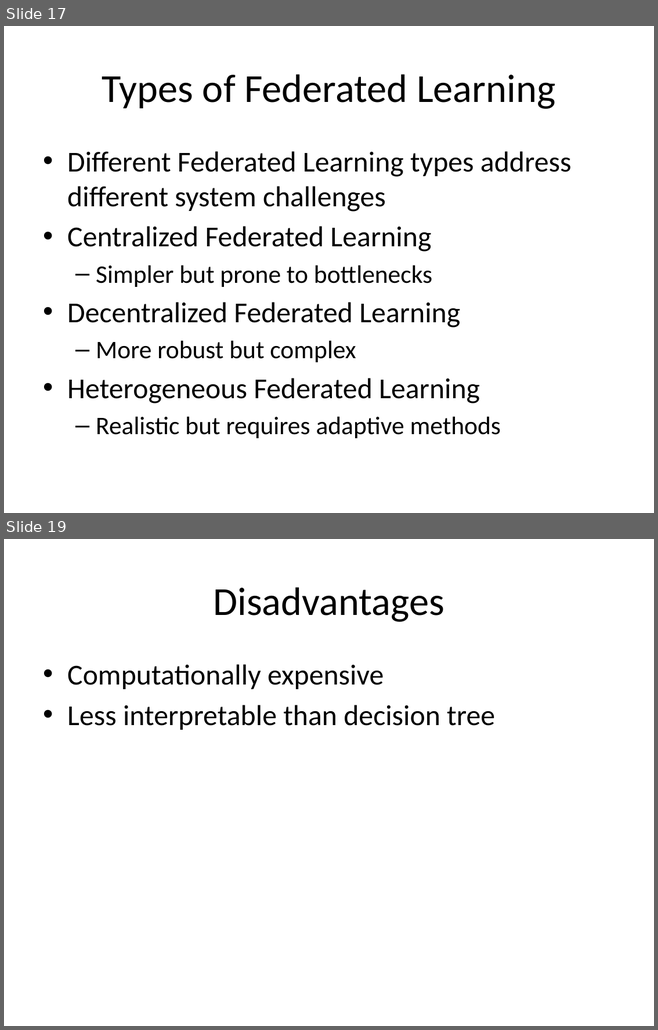
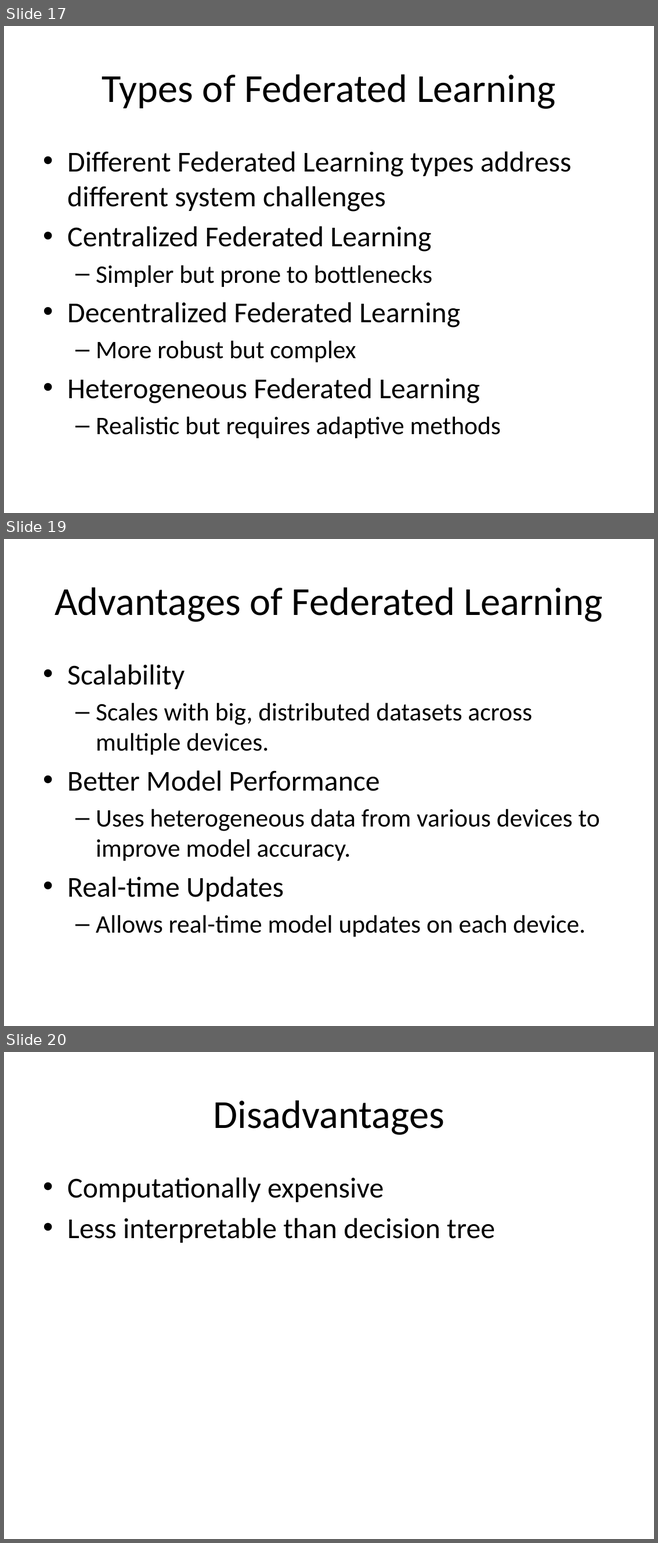
Before and after one commit to look4pritam/FederatedLearning, a slide deck: Presentations/FederatedLearning.pptx. Shown one above the other, each under a label of ours: slides 17 and 19 before the commit, slides 17, 19 and 20 after it; the slides between them are not shown. The pictures are 658x1030 and 658x1543 pixels, drawn with LibreOffice and Linux fonts; fonts in the diff are those of the drawing. Boxes give left, top, right and bottom in pixels: in the first picture for what was removed or moved away, otherwise in the second. Text is boxed around its words. In the diff, an @@ line names an element or a change of style, - is before the commit and + after.

```diff
--- a/Presentations/FederatedLearning.pptx
+++ b/Presentations/FederatedLearning.pptx
@@ slide 19 added at [4,539,654,1026], background #FFFFFF @@
@@ title added at [54,587,603,622], 44 pt, text #000000 @@
+Advantages of Federated Learning
@@ text added at [67,664,600,937], 28 pt, text #000000 @@
+• Scalability
+  – Scales with big, distributed datasets across multiple devices.
+• Better Model Performance
+  – Uses heterogeneous data from various devices to improve model accuracy.
+• Real-time Updates
+  – Allows real-time model updates on each device.
@@ what was slide 19 is now slide 20 @@
```
Also in this commit, not shown: 2 slides changed.
